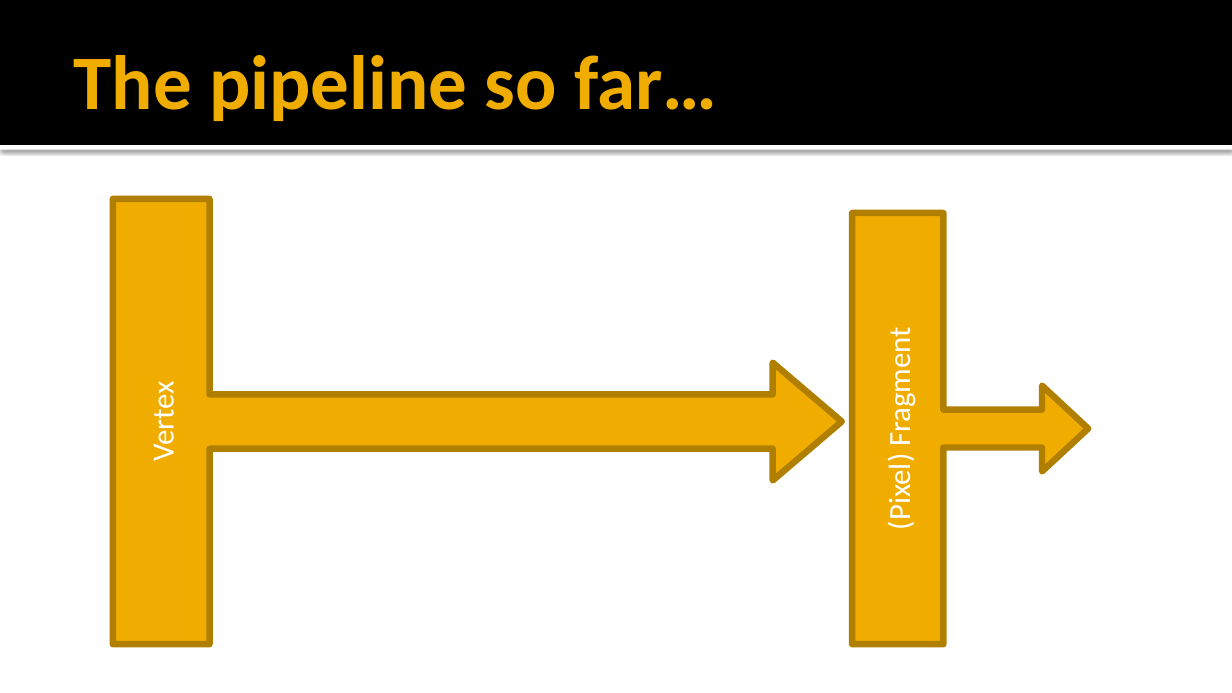
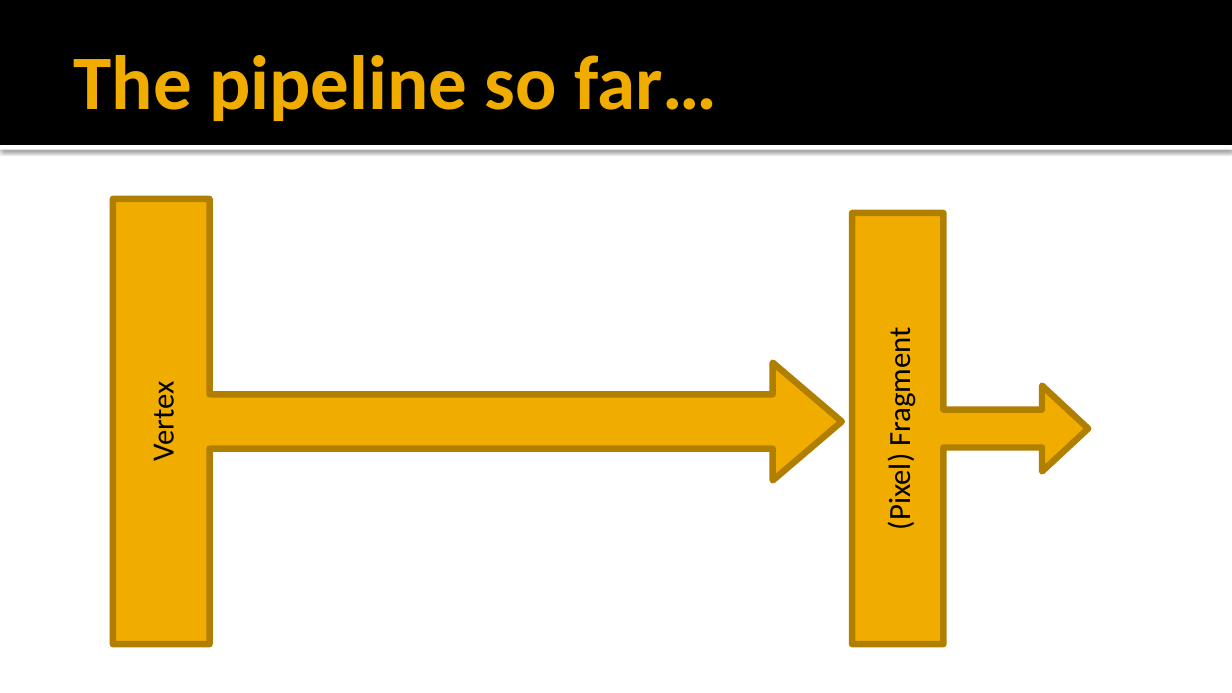
Before and after one commit to FeeneyCodes/GDP202425, a slide deck: slide 2 of 6020_Graph_2_(2025)/Day2Day/Week_10_Geometry_Tessellation/6020_W10_Geometry_Tessellation.pptx. Drawn at 1232x693 pixels with LibreOffice and Linux fonts; fonts in the diff are those of the drawing. Boxes give left, top, right and bottom in pixels: in the first picture for what was removed or moved away, otherwise in the second. Text is boxed around its words. In the diff, an @@ line names an element or a change of style, - is before the commit and + after.

```diff
--- a/6020_Graph_2_(2025)/Day2Day/Week_10_Geometry_Tessellation/6020_W10_Geometry_Tessellation.pptx
+++ b/6020_Graph_2_(2025)/Day2Day/Week_10_Geometry_Tessellation/6020_W10_Geometry_Tessellation.pptx
@@ right arrow callout "Vertex" at (x1=113, y1=198, x2=843, y2=643): text colour #FFFFFF to #000000 @@
@@ right arrow callout "(Pixel) Fragment" at (x1=853, y1=213, x2=1089, y2=644): text colour #FFFFFF to #000000 @@
```
Also in this commit, not shown: 1 other slide changed, 2 slides added, 12 other files.
